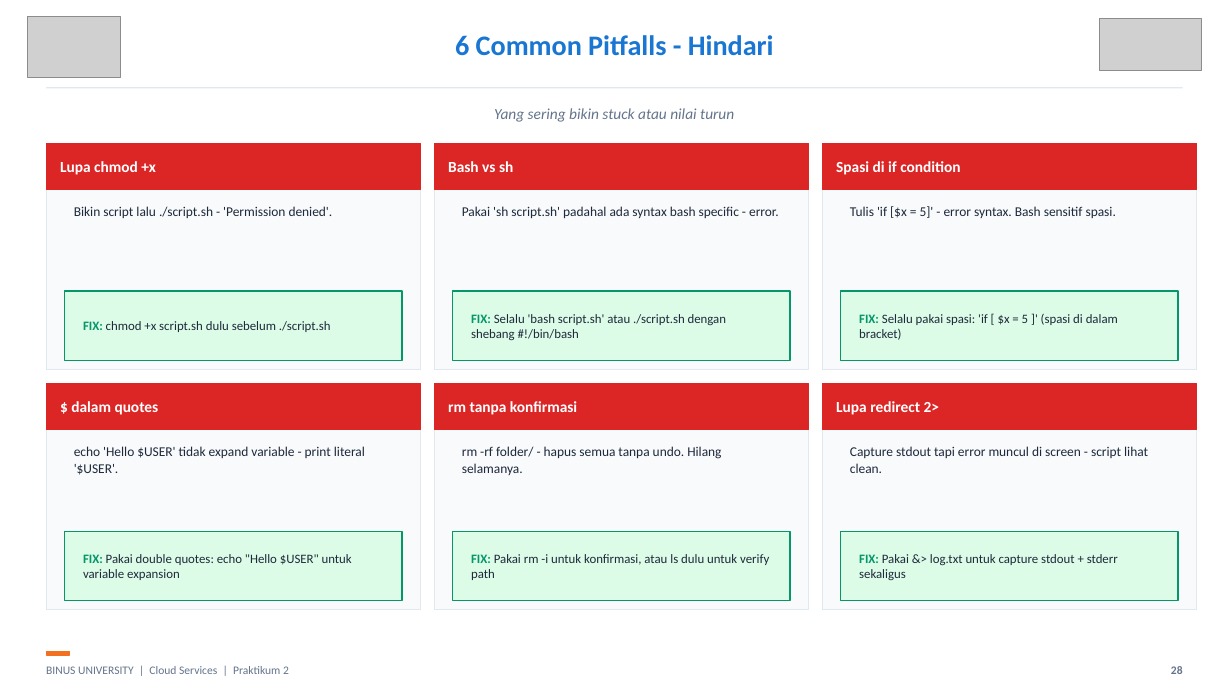
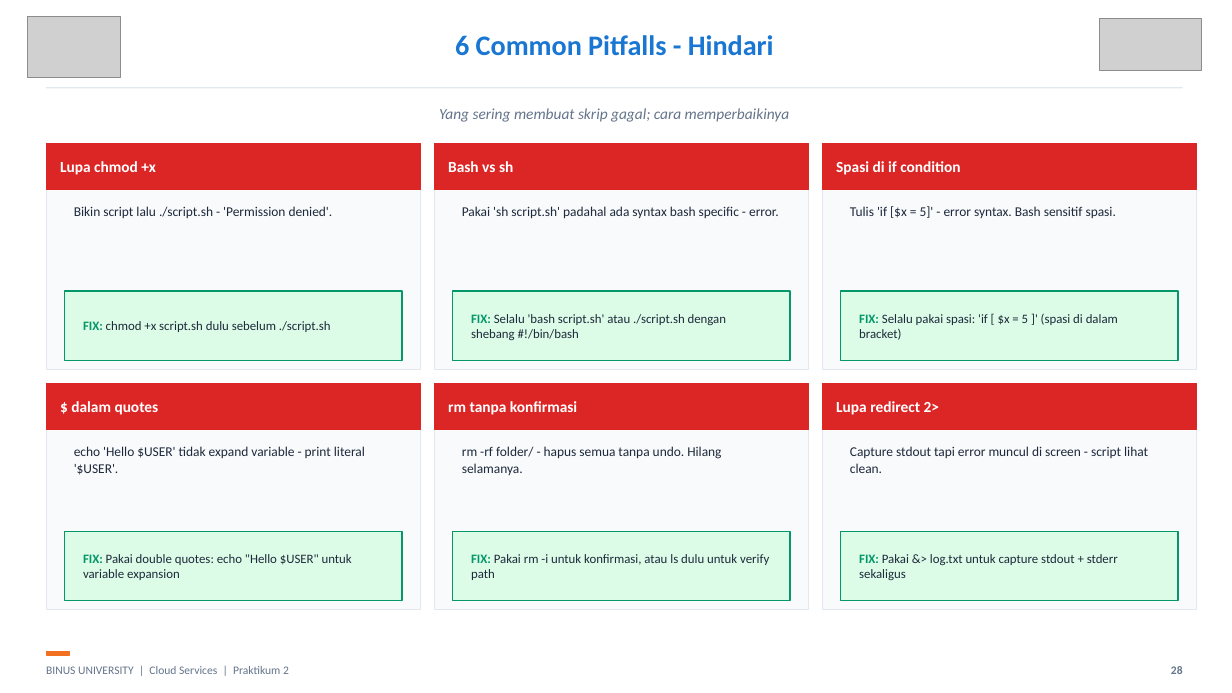
Before and after one commit to SeedFlora/meet2CloudService, a slide deck: slide 28 of slides/LAB02_Linux_Hands_On_Final.pptx. Drawn at 1232x693 pixels with LibreOffice and Linux fonts; fonts in the diff are those of the drawing; grey boxes stand for pictures. Boxes give left, top, right and bottom in pixels: in the first picture for what was removed or moved away, otherwise in the second. Text is boxed around its words. In the diff, an @@ line names an element or a change of style, - is before the commit and + after.

```diff
--- a/slides/LAB02_Linux_Hands_On_Final.pptx
+++ b/slides/LAB02_Linux_Hands_On_Final.pptx
@@ text at (439, 108, 789, 122): text changed @@
-Yang sering bikin stuck atau nilai turun
+Yang sering membuat skrip gagal; cara memperbaikinya
```
Also in this commit, not shown: 5 other slides changed, 8 other files.
